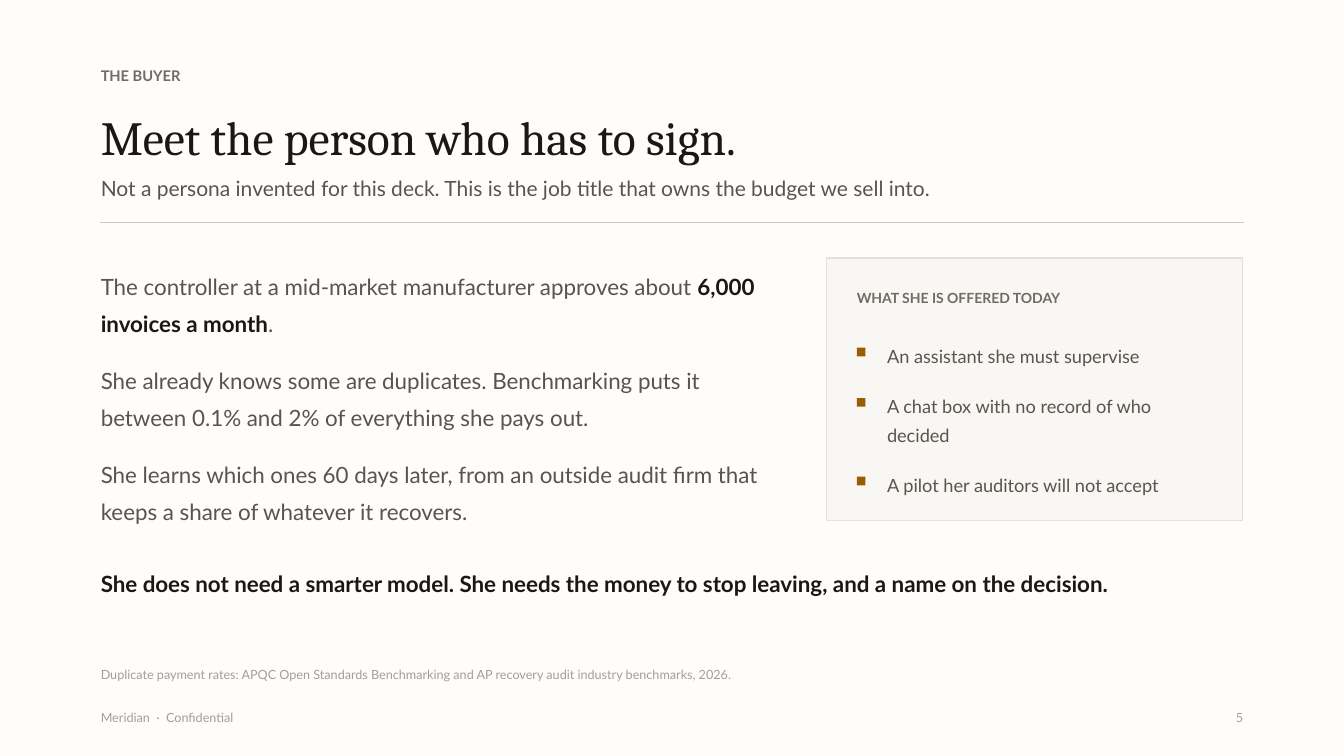
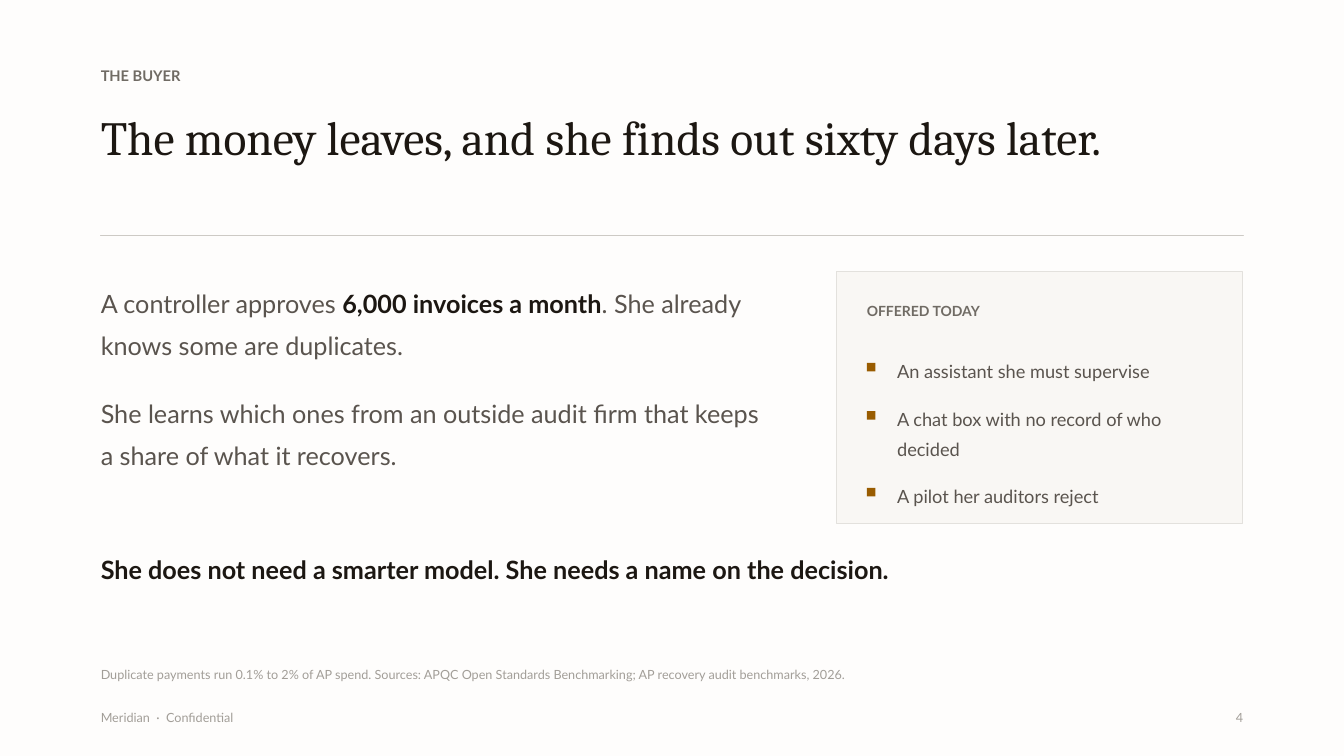
Before and after one commit to alessoh/enterprise-hr-finance, a slide deck: slide 4 of Meridian-Investor-Deck.pptx (slide 5 before the commit). Drawn at 1344x756 pixels with LibreOffice and Linux fonts; fonts in the diff are those of the drawing. Boxes give left, top, right and bottom in pixels: in the first picture for what was removed or moved away, otherwise in the second. Text is boxed around its words. In the diff, an @@ line names an element or a change of style, - is before the commit and + after.

```diff
--- a/Meridian-Investor-Deck.pptx
+++ b/Meridian-Investor-Deck.pptx
@@ text removed at (101, 122, 736, 166) @@
-Meet the person who has to sign.
@@ text added at (101, 121, 1101, 166), 34 pt, text #1C1712 @@
+The money leaves, and she finds out sixty days later.
@@ text removed at (101, 180, 930, 200) @@
-Not a persona invented for this deck. This is the job title that owns the budget we sell into.
@@ rectangle: place and size @@
-rectangle at (101, 223, 1243, 223)
+rectangle at (101, 236, 1243, 236)
@@ text at (101, 294, 759, 465): text changed; size 16 to 18 pt @@
-The controller at a mid-market manufacturer approves about 6,000 invoices a month.
-She already knows some are duplicates. Benchmarking puts it between 0.1% and 2% of everything she pays out.
-She learns which ones 60 days later, from an outside audit firm that keeps a share of whatever it recovers.
+A controller approves 6,000 invoices a month. She already knows some are duplicates.
+She learns which ones from an outside audit firm that keeps a share of what it recovers.
@@ rectangle: place and size @@
-rectangle at (827, 258, 1243, 520)
+rectangle at (837, 271, 1243, 523)
@@ text at (867, 306, 980, 316): text changed @@
-WHAT SHE IS OFFERED TODAY
+OFFERED TODAY
@@ text "An assistant she must supervise": place and size @@
-text "An assistant she must supervise" at (887, 349, 1140, 366)
+text "An assistant she must supervise" at (897, 364, 1150, 381)
@@ rectangle: place and size @@
-rectangle at (857, 348, 866, 357)
+rectangle at (867, 363, 876, 372)
@@ rectangle: place and size @@
-rectangle at (857, 398, 866, 407)
+rectangle at (867, 411, 876, 420)
@@ text "A chat box with no ...": place and size @@
-text "A chat box with no ..." at (887, 399, 1152, 442)
+text "A chat box with no ..." at (897, 412, 1162, 456)
@@ rectangle: place and size @@
-rectangle at (857, 477, 866, 486)
+rectangle at (867, 488, 876, 497)
@@ text at (897, 489, 1099, 507): text changed @@
-A pilot her auditors will not accept
+A pilot her auditors reject
@@ text at (101, 560, 888, 580): text changed; size 16 to 18 pt @@
-She does not need a smarter model. She needs the money to stop leaving, and a name on the decision.
+She does not need a smarter model. She needs a name on the decision.
@@ text at (101, 670, 845, 681): text changed @@
-Duplicate payment rates: APQC Open Standards Benchmarking and AP recovery audit industry benchmarks, 2026.
+Duplicate payments run 0.1% to 2% of AP spend. Sources: APQC Open Standards Benchmarking; AP recovery audit benchmarks, 2026.
@@ text at (1236, 713, 1243, 722): text changed @@
-5
+4
```
Also in this commit, not shown: 8 other slides changed, 1 slide added, 13 slides removed, 1 other file.
